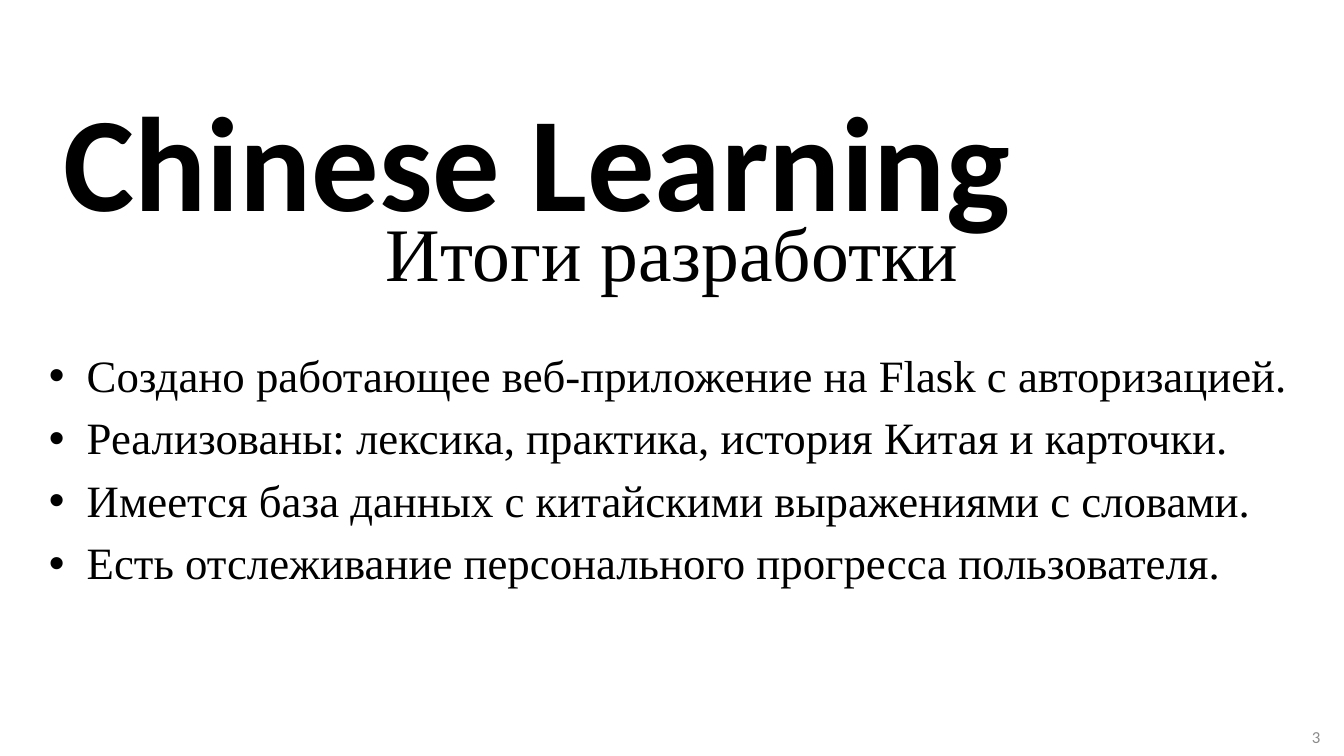
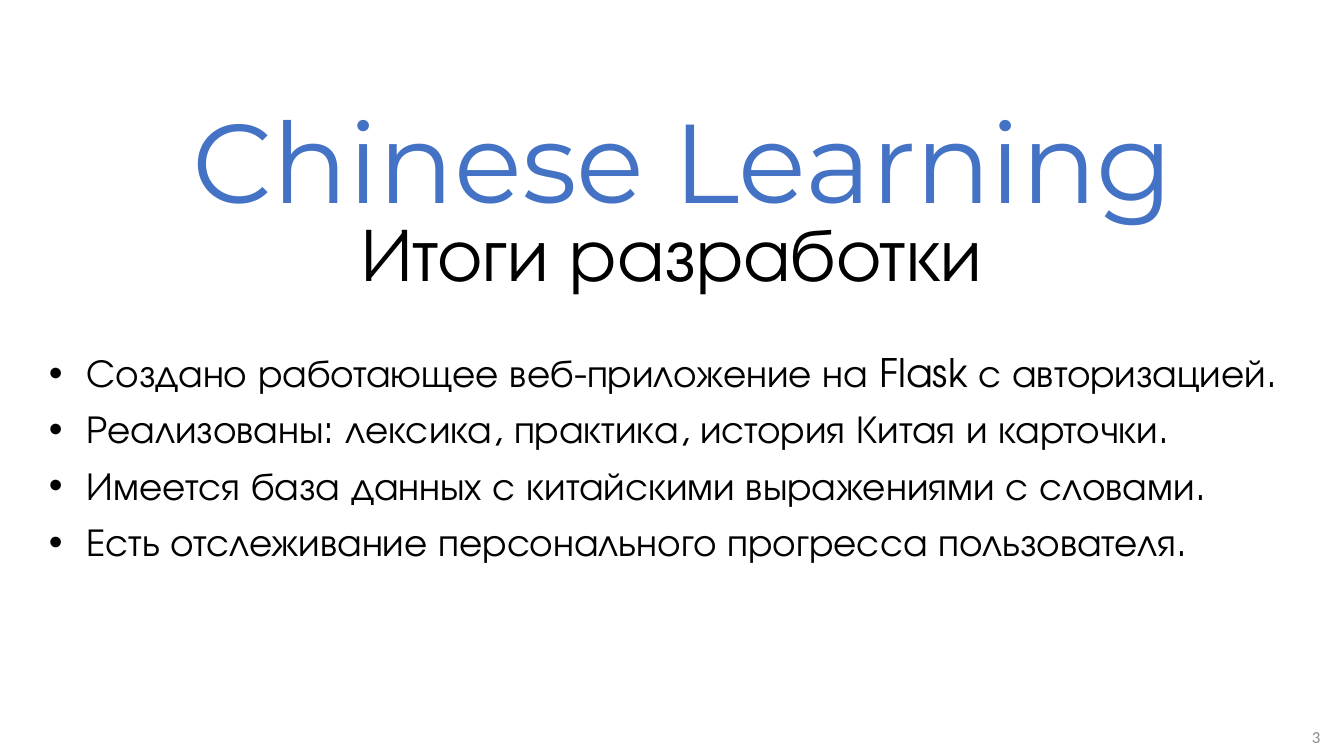
Before and after one commit to swift75/Chinese-liceum, a slide deck: slide 11 of chineseliceum_presentation.pptx. Drawn at 1344x756 pixels with LibreOffice and Linux fonts; fonts in the diff are those of the drawing; background and template pictures are left out. Boxes give left, top, right and bottom in pixels: in the first picture for what was removed or moved away, otherwise in the second. Text is boxed around its words. In the diff, an @@ line names an element or a change of style, - is before the commit and + after.

```diff
--- a/chineseliceum_presentation.pptx
+++ b/chineseliceum_presentation.pptx
@@ title "Chinese Learning": place and size @@
-title "Chinese Learning" at (63, 116, 1010, 242)
+title "Chinese Learning" at (192, 120, 1174, 226)
@@ title "Chinese Learning" at (192, 120, 1174, 226): size 96 to 80 pt, font Calibri to Montserrat, text colour #000000 to #4472C4, bold off @@
@@ subtitle "Итоги разработки" at (361, 229, 982, 295): font Times New Roman to TeX Gyre Adventor @@
@@ text "Создано работающее веб-приложение на Flask ..." at (87, 358, 1266, 563): size 32 to 28 pt, font Times New Roman to TeX Gyre Adventor @@
```
Also in this commit, not shown: 11 other slides changed.
